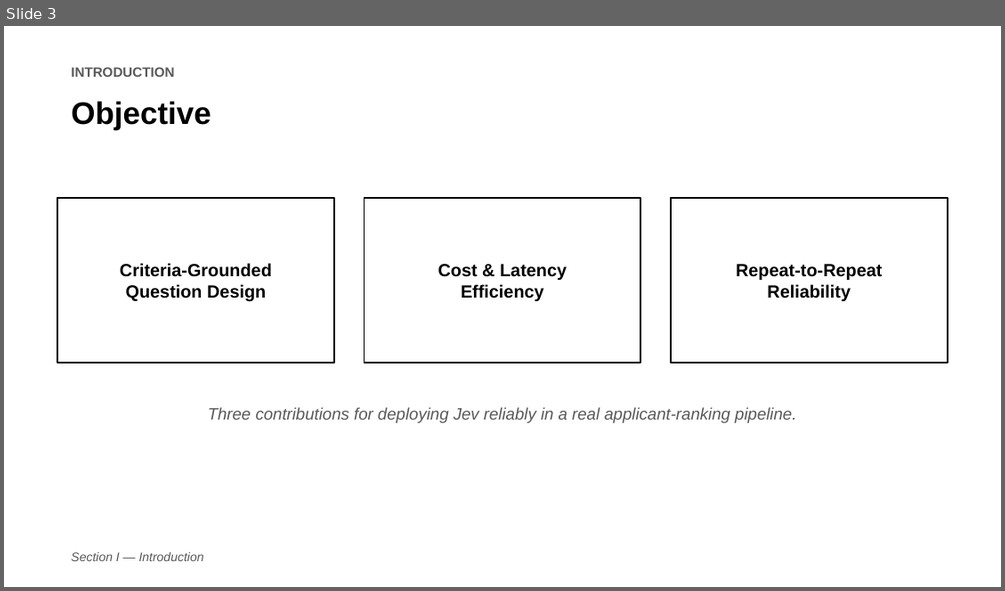
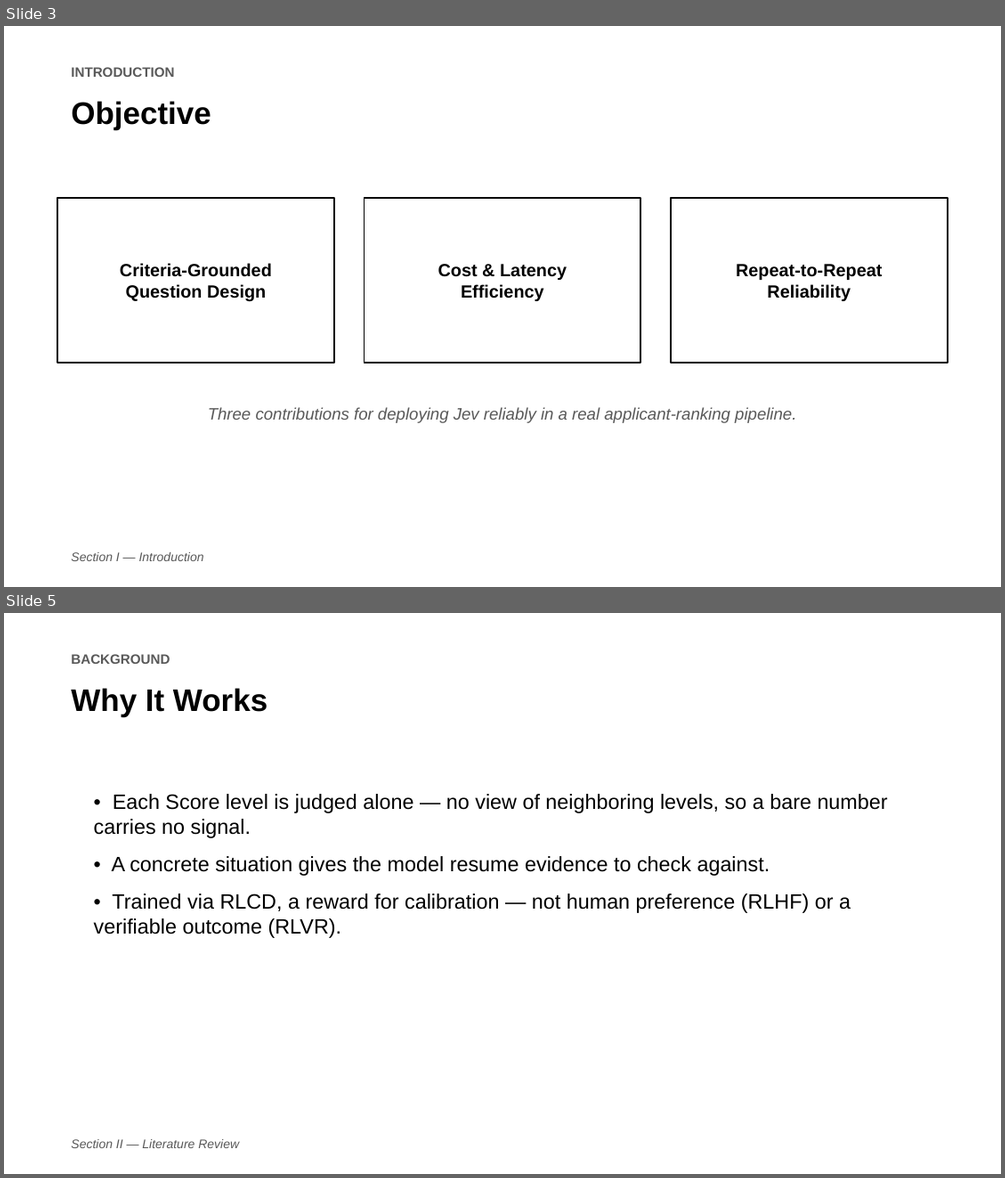
Before and after one commit to jessieangelicauni/hire-rank, a slide deck: docs/presentation/icaides2026_jev.pptx. Shown one above the other, each under a label of ours: slide 3 before the commit, slides 3 and 5 after it; the slides between them are not shown. The pictures are 1005x591 and 1005x1178 pixels, drawn with LibreOffice and Linux fonts; fonts in the diff are those of the drawing. Boxes give left, top, right and bottom in pixels: in the first picture for what was removed or moved away, otherwise in the second. Text is boxed around its words. In the diff, an @@ line names an element or a change of style, - is before the commit and + after.

```diff
--- a/docs/presentation/icaides2026_jev.pptx
+++ b/docs/presentation/icaides2026_jev.pptx
@@ slide 5 added at [4,613,1001,1174], background #FFFFFF @@
@@ text added at [71,654,170,664], 13 pt, text #595959, bold @@
+BACKGROUND
@@ text added at [71,688,267,717], 30 pt, text #000000, bold @@
+Why It Works
@@ text added at [94,794,888,938], 20 pt, text #000000 @@
+• Each Score level is judged alone — no view of neighboring levels, so a bare number carries no signal.
+• A concrete situation gives the model resume evidence to check against.
+• Trained via RLCD, a reward for calibration — not human preference (RLHF) or a verifiable outcome (RLVR).
@@ text added at [71,1139,239,1148], 12 pt, text #595959, italic @@
+Section II — Literature Review
```
Also in this commit, not shown: 2 other slides added, 1 other file.
